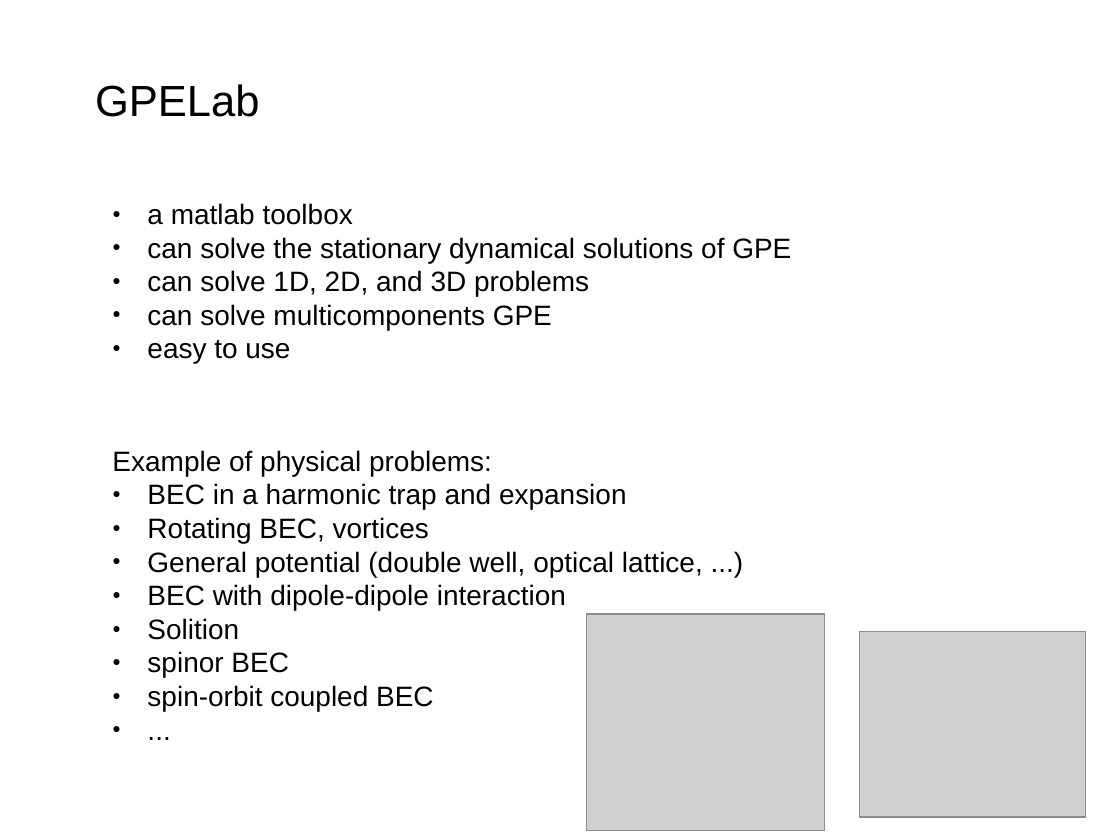
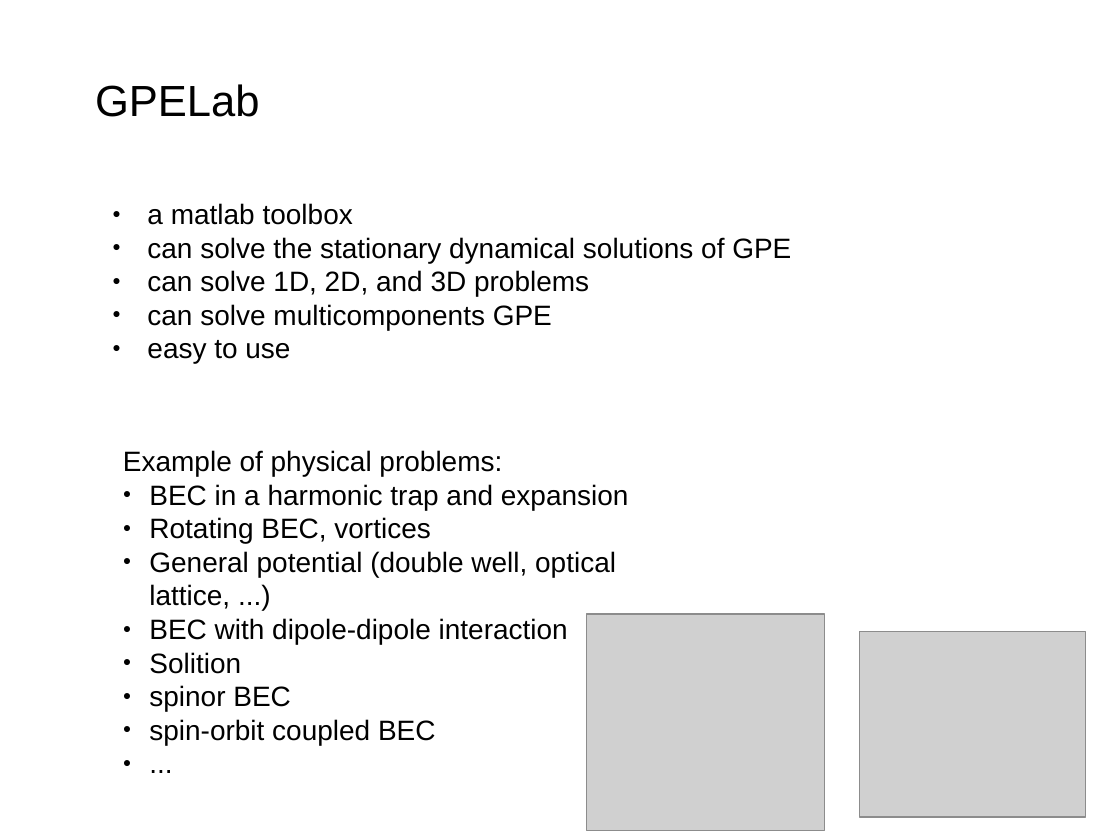
Before and after one commit to 1155092080/GPELab, a slide deck: slide 4 of Ref/1.1. GPELabFromXiaoke.ppt. Drawn at 1120x840 pixels with LibreOffice and Linux fonts; fonts in the diff are those of the drawing; grey boxes stand for pictures. Boxes give left, top, right and bottom in pixels: in the first picture for what was removed or moved away, otherwise in the second. Text is boxed around its words. In the diff, an @@ line names an element or a change of style, - is before the commit and + after.

```diff
--- a/Ref/1.1. GPELabFromXiaoke.ppt
+++ b/Ref/1.1. GPELabFromXiaoke.ppt
@@ text "Example of physical problems:": place and size @@
-text "Example of physical problems:" at [112,450,703,711]
+text "Example of physical problems:" at [123,450,629,745]
@@ text at [149,484,629,745]: indent changed @@
```
Also in this commit, not shown: 1 other slide changed, 33 other files.
